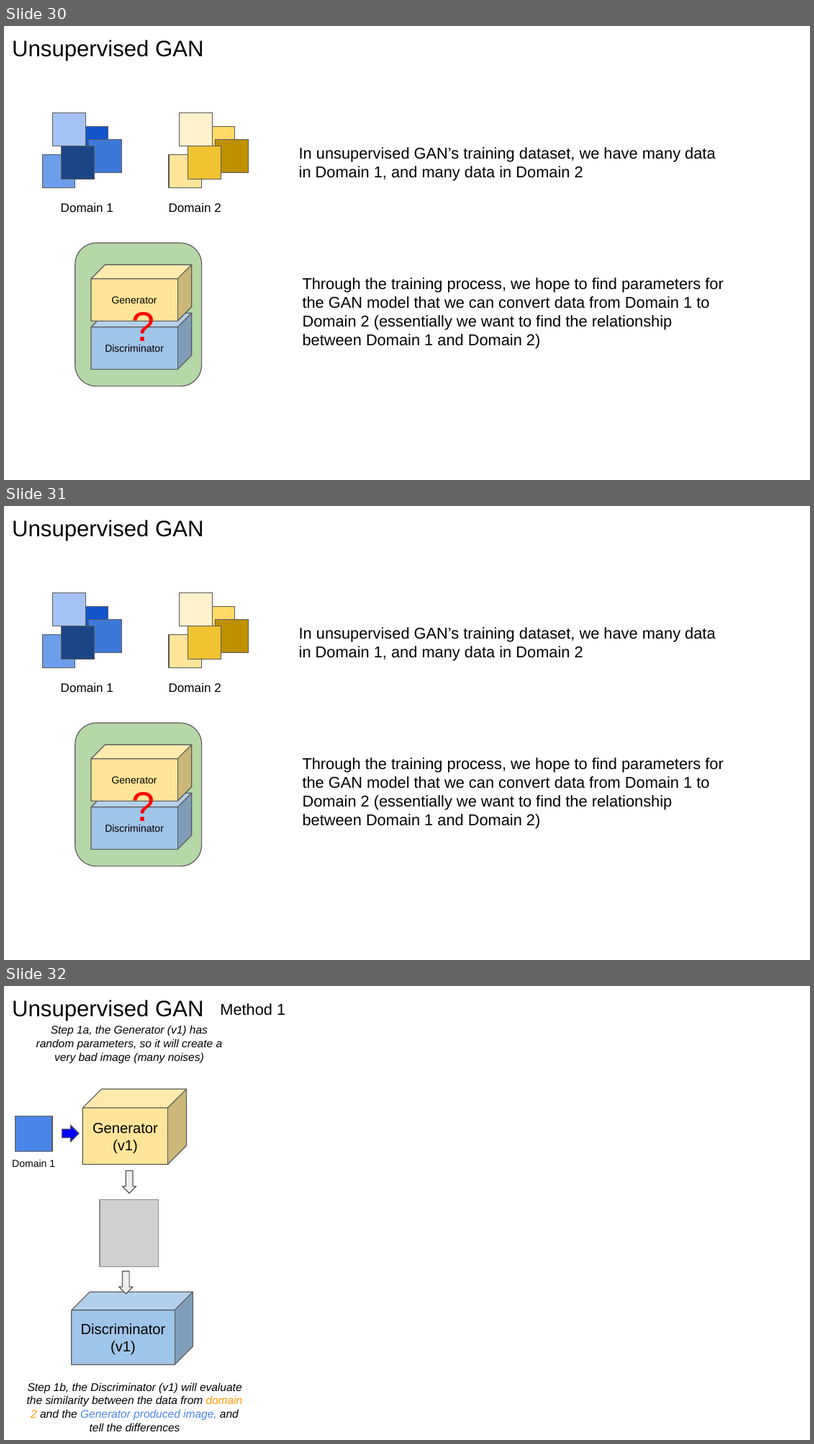
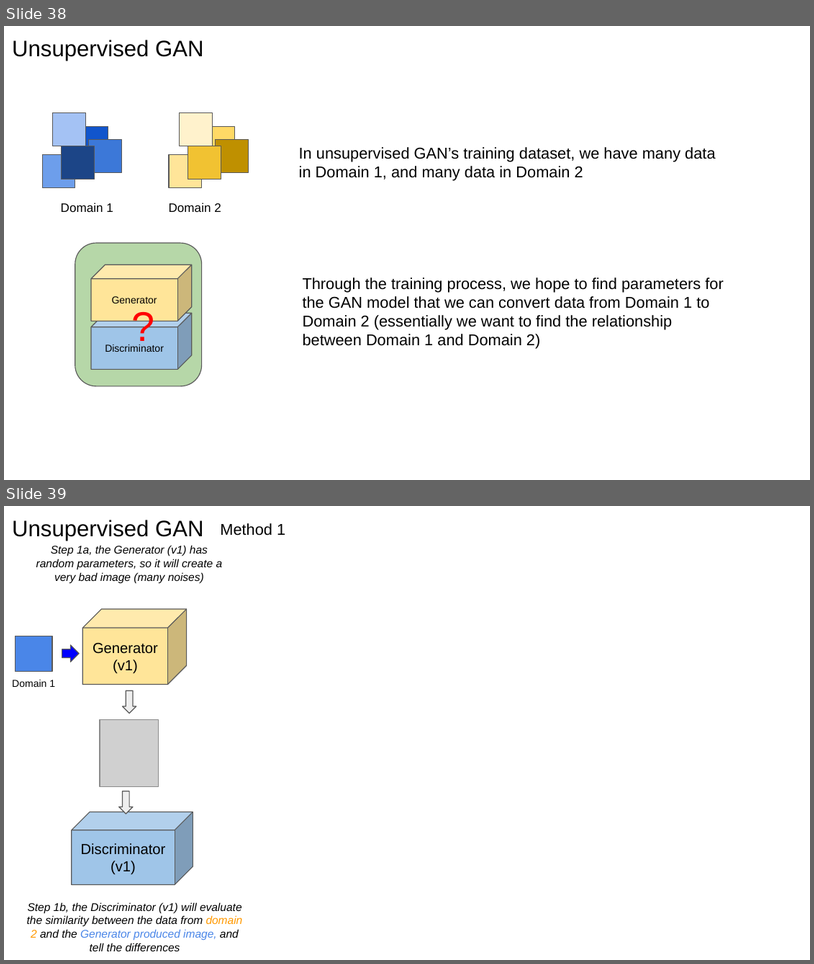
Before and after one commit to jzanetti/Sijin_ML, a slide deck: docs/source/deep_learning/slides/GAN.pptx. Shown one above the other, each under a label of ours: slides 30, 31 and 32 before the commit, slides 38 and 39 after it. The pictures are 814x1444 and 814x964 pixels, drawn with LibreOffice and Linux fonts; fonts in the diff are those of the drawing; grey boxes stand for pictures. Boxes give left, top, right and bottom in pixels: in the first picture for what was removed or moved away, otherwise in the second. Text is boxed around its words. In the diff, an @@ line names an element or a change of style, - is before the commit and + after.

```diff
--- a/docs/source/deep_learning/slides/GAN.pptx
+++ b/docs/source/deep_learning/slides/GAN.pptx
@@ slide 31 removed at [4, 506, 810, 960], background #FFFFFF @@
@@ text removed at [12, 520, 204, 541] @@
-Unsupervised GAN
@@ rectangle removed at [52, 593, 85, 626] @@
@@ rectangle removed at [75, 606, 108, 639] @@
@@ rectangle removed at [179, 593, 212, 626] @@
@@ rectangle removed at [201, 606, 234, 639] @@
@@ rectangle removed at [42, 635, 75, 668] @@
@@ rectangle removed at [62, 626, 94, 659] @@
@@ rectangle removed at [89, 620, 122, 653] @@
@@ rectangle removed at [170, 635, 203, 668] @@
@@ rectangle removed at [188, 626, 221, 659] @@
@@ rectangle removed at [215, 620, 248, 653] @@
@@ text removed at [299, 627, 715, 661] @@
-In unsupervised GAN’s training dataset, we have many data in Domain 1, and many data in Domain 2
@@ text removed at [61, 682, 113, 692] @@
-Domain 1
@@ text removed at [169, 682, 221, 692] @@
-Domain 2
@@ rounded rectangle removed at [75, 723, 201, 866] @@
@@ cube removed at [91, 745, 192, 801] @@
-Generator
@@ text removed at [303, 757, 723, 829] @@
-Through the training process, we hope to find parameters for the GAN model that we can convert data from Domain 1 to Domain 2 (essentially we want to find the relationship between Domain 1 and Domain 2)
@@ text removed at [124, 771, 153, 837] @@
-?
@@ cube removed at [91, 793, 192, 849] @@
-Discriminator
@@ what was slide 30 is now slide 38 @@
@@ what was slide 32 is now slide 39 @@
```
Also in this commit, not shown: 8 slides added, 1 other file.
